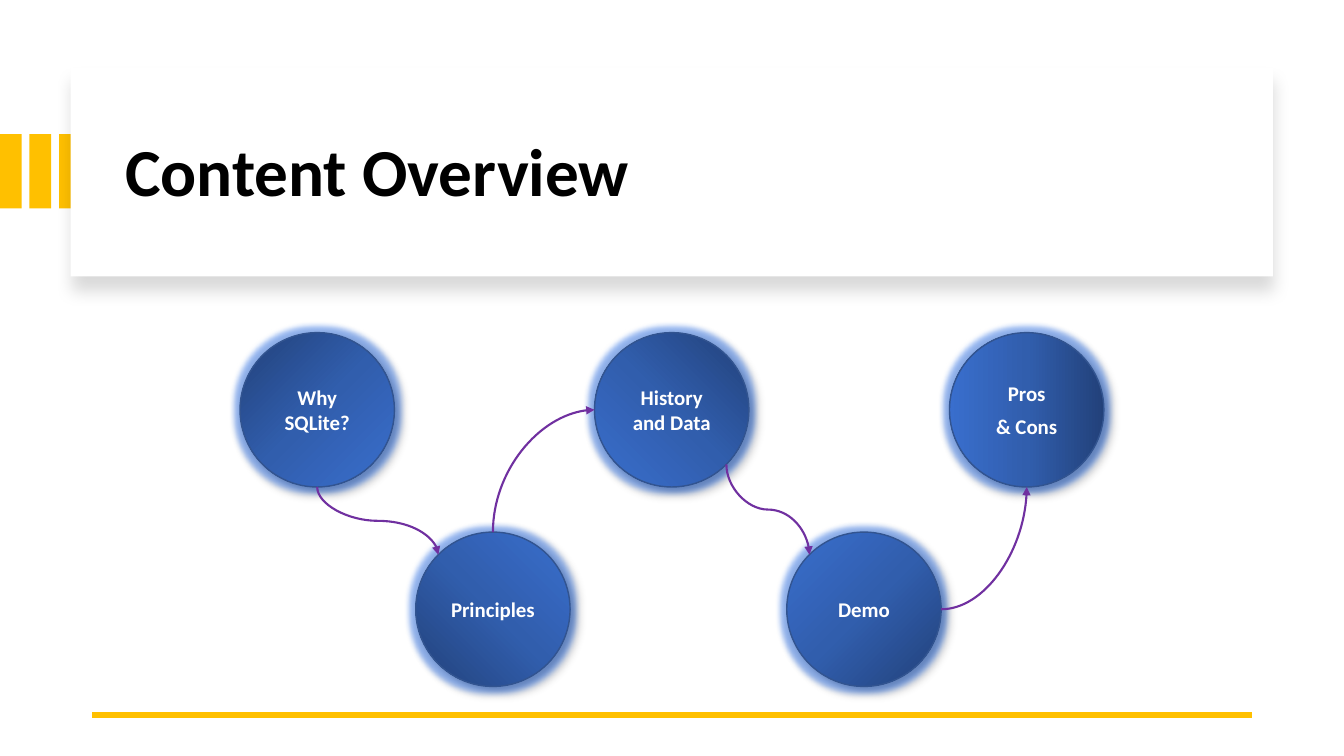
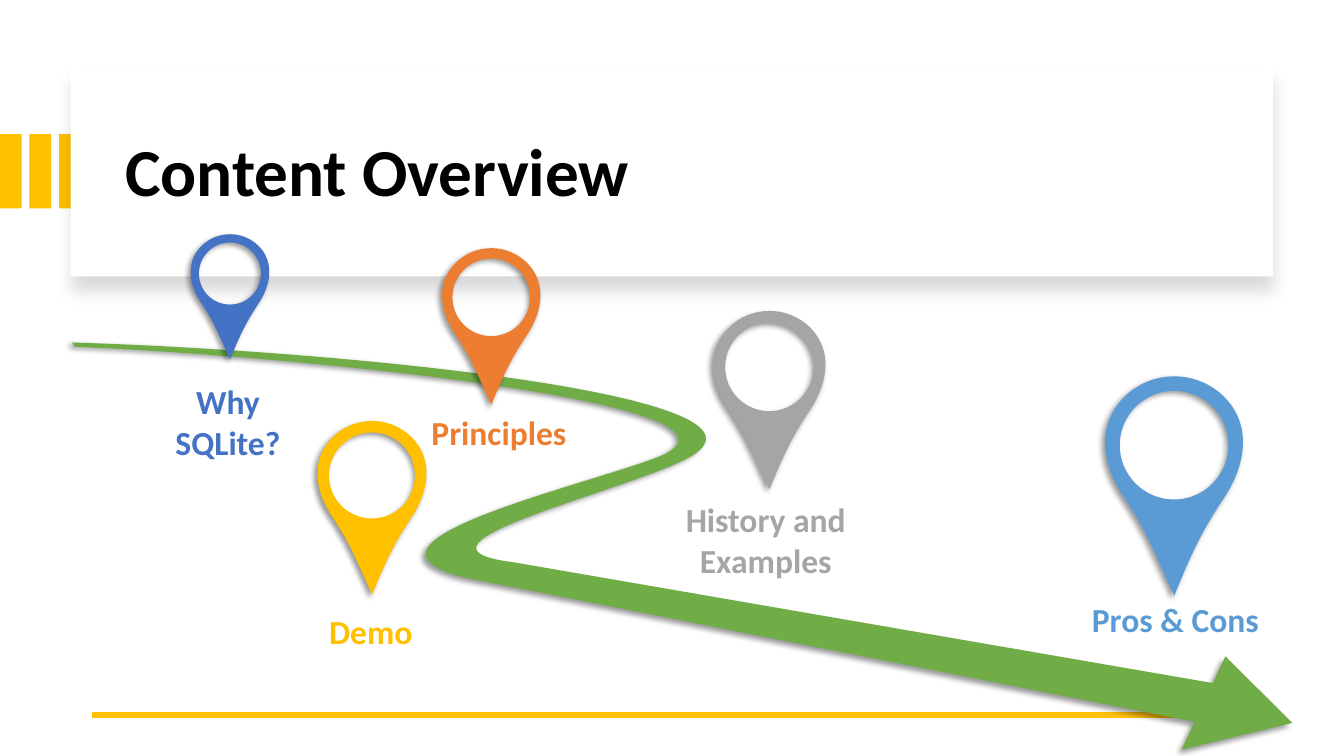
Before and after one commit to AntonioPirani/SQLiteProject, a slide deck: slide 2 of Presentation.pptx. Drawn at 1344x756 pixels with LibreOffice and Linux fonts; fonts in the diff are those of the drawing. Boxes give left, top, right and bottom in pixels: in the first picture for what was removed or moved away, otherwise in the second. Text is boxed around its words. In the diff, an @@ line names an element or a change of style, - is before the commit and + after.

Commit message:
content overview update

```diff
--- a/Presentation.pptx
+++ b/Presentation.pptx
@@ freeform shape added at [191,234,269,359], fill #4472C4 @@
@@ freeform shape added at [443,248,541,404], fill #ED7D31 @@
@@ freeform shape added at [714,311,826,489], fill #A5A5A5 @@
@@ freeform shape added at [73,343,1293,750], fill #70AD47 @@
@@ ellipse removed at [595,333,749,487] @@
-History and Data
@@ text "Why SQLite?": place and size @@
-text "Why SQLite?" at [240,333,394,487]
+text "Why SQLite?" at [175,390,280,460]
@@ text "Why SQLite?" at [175,390,280,460]: size 14.9 to 24 pt, text colour #FFFFFF to #4472C4; less space between paragraphs; vertical alignment middle to top; fill gradient #23427A to #315EAD to #3A6FCE to none; outline #325491 1 pt to none; shadow off @@
@@ freeform shape added at [1105,376,1243,595], fill #5B9BD5 @@
@@ text "Principles": place and size @@
-text "Principles" at [415,532,570,687]
+text "Principles" at [431,421,566,451]
@@ text "Principles" at [431,421,566,451]: size 14.9 to 24 pt, text colour #FFFFFF to #ED7D31; less space between paragraphs; vertical alignment middle to top; fill gradient #23427A to #315EAD to #3A6FCE to none; outline #325491 1 pt to none; shadow off @@
@@ curved arrow removed from (493, 532) to (595, 410) @@
@@ freeform shape added at [318,421,426,595], fill #FFC000 @@
@@ curved arrow removed from (727, 465) to (810, 555) @@
@@ curved arrow removed from (318, 487) to (439, 555) @@
@@ text added at [686,508,846,578], 24 pt, text #A5A5A5, bold @@
+History and Examples
@@ curved arrow removed from (942, 609) to (1027, 487) @@
@@ text "Pros & Cons": place and size @@
-text "Pros & Cons" at [950,333,1104,487]
+text "Pros & Cons" at [1092,610,1259,632]
@@ text "Pros & Cons" at [1092,610,1259,632]: vertical alignment middle to top; fill gradient #23427A to #315EAD to #3A6FCE to none; outline #325491 1 pt to none; shadow off @@
@@ text "Demo": place and size @@
-text "Demo" at [787,532,942,687]
+text "Demo" at [329,622,412,645]
@@ text "Demo" at [329,622,412,645]: size 14.9 to 24 pt, text colour #FFFFFF to #FFC000; less space between paragraphs; vertical alignment middle to top; fill gradient #23427A to #315EAD to #3A6FCE to none; outline #325491 1 pt to none; shadow off @@
@@ text at [1092,610,1259,632]: text changed; size 14.9 to 24 pt; text colour #FFFFFF to #5B9BD5 @@
-Pros
-& Cons
+Pros & Cons
```
Also in this commit, not shown: 1 other slide changed, 1 slide added.
